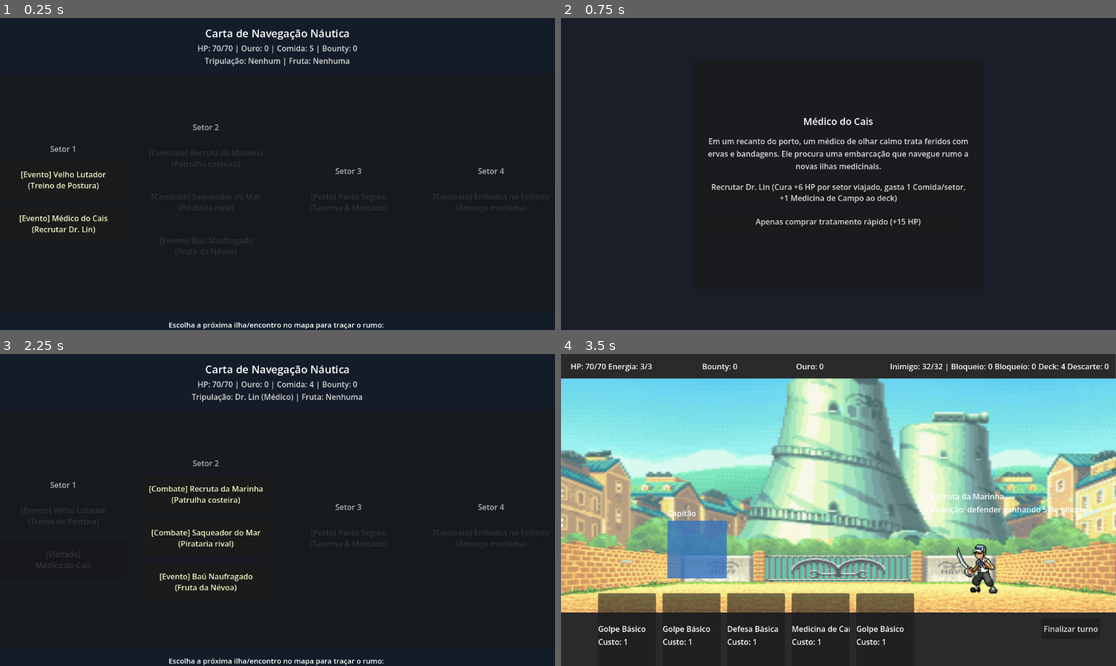
Above: before the commit, frames 1-4 (two rows, left to right).
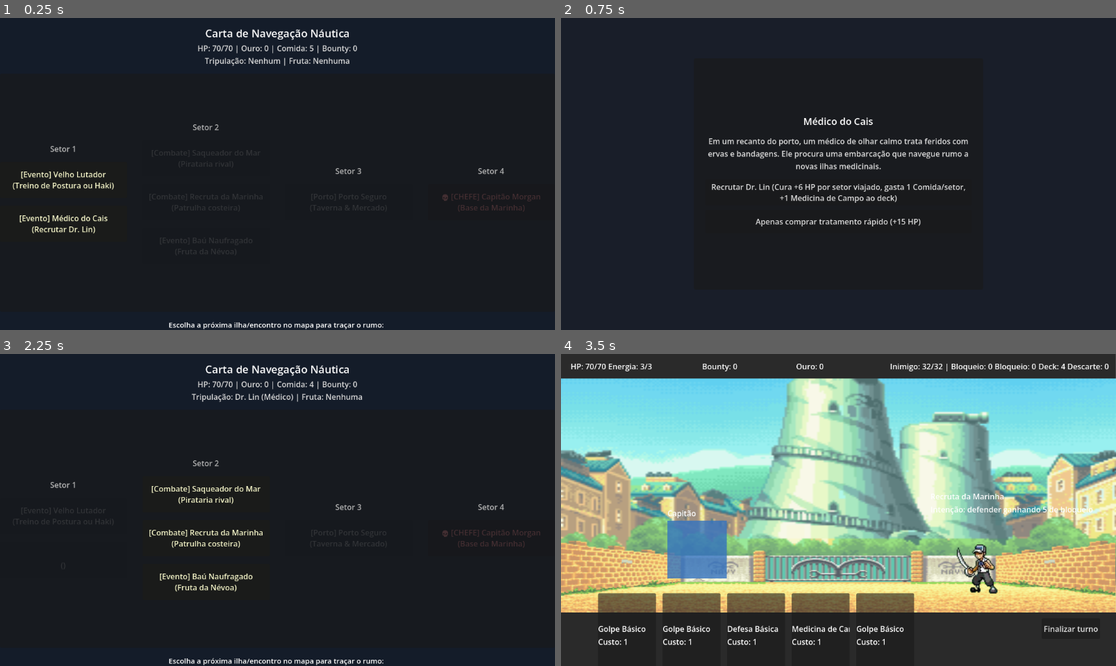
Above: after the commit, the same moments.

Repository: diogoasp/grand-voyage-deckbuilder
Game: Godot game, scene res://scenes/Main.tscn
The game is run twice, just before and just after one commit, with the same random seed, the same clock (stepped at 60 frames per second) and the same inputs.
Inputs:
- Up to frame 1 (0.25 s): no input
- Up to frame 2 (0.75 s): click "[Evento] Médico do Cais (Recr…" at 0.5 s
- Up to frame 3 (2.25 s): click "Recrutar Dr. Lin (Cura +6 HP …" at 1.25 s; click "Continuar Viagem" at 2 s
- Up to frame 4 (3.5 s): click "[Combate] Recruta da Marinha …" at 2.75 s

The runs differ from the first frame. In frame 1, 0.4% of the frame differs, in the area x 2-99%, y 42-63%; in frame 2, nothing differs; in frame 3, 1.0%, in the area x 2-99%, y 42-69%; in frame 4, nothing differs.

Commit message:
Implementation of Captain Morgan as a sector boss, including combat mechanics and rewards. Added logic for sector map generation

Diff:
--- a/data/enemies/enemies.json
+++ b/data/enemies/enemies.json
@@ -77,5 +77,59 @@
 	  "gold_max": 20,
 	  "bounty": 8
 	}
+  },
+  "marine_captain_morgan": {
+	"id": "marine_captain_morgan",
+	"name": "Capitão Morgan 'Mão de Machado'",
+	"category": "boss",
+	"max_hp": 65,
+	"intent_pool": [
+	  {
+		"id": "axe_cleave",
+		"name": "Golpe de Machado",
+		"weight": 40,
+		"effects": [
+		  {
+			"type": "damage",
+			"value": 9,
+			"target": "player"
+		  }
+		]
+	  },
+	  {
+		"id": "tyrant_command",
+		"name": "Postura do Tirano",
+		"weight": 35,
+		"effects": [
+		  {
+			"type": "block",
+			"value": 10,
+			"target": "self"
+		  },
+		  {
+			"type": "damage",
+			"value": 4,
+			"target": "player"
+		  }
+		]
+	  },
+	  {
+		"id": "execution_strike",
+		"name": "Execução Impiedosa",
+		"weight": 25,
+		"effects": [
+		  {
+			"type": "damage",
+			"value": 15,
+			"target": "player"
+		  }
+		]
+	  }
+	],
+	"rewards": {
+	  "gold_min": 50,
+	  "gold_max": 75,
+	  "bounty": 30
+	}
   }
 }
--- a/scenes/map/MapScene.tscn
+++ b/scenes/map/MapScene.tscn
@@ -69,6 +69,12 @@
 horizontal_alignment = 1
 vertical_alignment = 1
 
+[node name="VictoryButton" type="Button" parent="MainLayout/BottomBar"]
+visible = false
+layout_mode = 2
+custom_minimum_size = Vector2(220, 42)
+text = "Iniciar Nova Expedição"
+
 [node name="SpacerBottom" type="Control" parent="MainLayout/BottomBar"]
 custom_minimum_size = Vector2(0, 16)
 layout_mode = 2
--- /dev/null
+++ b/scripts/map/map_generator.gd
@@ -0,0 +1,129 @@
+class_name MapGenerator
+extends RefCounted
+
+## Gerador procedural da carta náutica (Slay the Spire-style).
+## Cria uma estrutura em estágios/colunas com ramificações balanceadas.
+
+const COMMON_COMBAT_ENEMIES: Array[Dictionary] = [
+	{
+		"target_id": "marine_recruit",
+		"title": "Recruta da Marinha",
+		"desc": "Patrulha costeira"
+	},
+	{
+		"target_id": "bandit_sailor",
+		"title": "Saqueador do Mar",
+		"desc": "Pirataria rival"
+	}
+]
+
+const ROUTE_EVENTS: Array[Dictionary] = [
+	{
+		"target_id": "mysterious_chest",
+		"title": "Baú Naufragado",
+		"desc": "Fruta da Névoa"
+	},
+	{
+		"target_id": "old_port_trainer",
+		"title": "Mestre Errante",
+		"desc": "Treinamento Marcial"
+	},
+	{
+		"target_id": "wandering_doctor",
+		"title": "Médico do Mar",
+		"desc": "Recrutar Tripulação"
+	}
+]
+
+const SECTOR_BOSSES: Array[Dictionary] = [
+	{
+		"target_id": "marine_captain_morgan",
+		"title": "Capitão Morgan",
+		"desc": "Base da Marinha"
+	}
+]
+
+
+static func generate_sector_map(sector_index: int = 1) -> Array[Array]:
+	var stages: Array[Array] = []
+
+	# Estágio 0: Ponto de partida (Escolha inicial: Mentor marcial OU Médico no cais)
+	var stage_0: Array = [
+		{
+			"id": "node_0_0",
+			"stage": 0,
+			"type": "event",
+			"target_id": "old_port_trainer",
+			"title": "Velho Lutador",
+			"desc": "Treino de Postura ou Haki"
+		},
+		{
+			"id": "node_0_1",
+			"stage": 0,
+			"type": "event",
+			"target_id": "wandering_doctor",
+			"title": "Médico do Cais",
+			"desc": "Recrutar Dr. Lin"
+		}
+	]
+	stages.append(stage_0)
+
+	# Estágio 1: Águas costeiras (2 combates procedurais + 1 evento misterioso)
+	var stage_1: Array = []
+	var combat_a: Dictionary = COMMON_COMBAT_ENEMIES[randi() % COMMON_COMBAT_ENEMIES.size()]
+	var combat_b: Dictionary = COMMON_COMBAT_ENEMIES[randi() % COMMON_COMBAT_ENEMIES.size()]
+
+	stage_1.append({
+		"id": "node_1_0",
+		"stage": 1,
+		"type": "combat",
+		"target_id": combat_a["target_id"],
+		"title": combat_a["title"],
+		"desc": combat_a["desc"]
+	})
+	stage_1.append({
+		"id": "node_1_1",
+		"stage": 1,
+		"type": "combat",
+		"target_id": combat_b["target_id"],
+		"title": combat_b["title"],
+		"desc": combat_b["desc"]
+	})
+	stage_1.append({
+		"id": "node_1_2",
+		"stage": 1,
+		"type": "event",
+		"target_id": "mysterious_chest",
+		"title": "Baú Naufragado",
+		"desc": "Fruta da Névoa"
+	})
+	stages.append(stage_1)
+
+	# Estágio 2: Parada portuária (Porto Seguro / Cidade)
+	var stage_2: Array = [
+		{
+			"id": "node_2_0",
+			"stage": 2,
+			"type": "city",
+			"target_id": "port",
+			"title": "Porto Seguro",
+			"desc": "Taverna & Mercado"
+		}
+	]
+	stages.append(stage_2)
+
+	# Estágio 3: Batalha de Chefe do Setor
+	var boss: Dictionary = SECTOR_BOSSES[randi() % SECTOR_BOSSES.size()]
+	var stage_3: Array = [
+		{
+			"id": "node_3_0",
+			"stage": 3,
+			"type": "boss",
+			"target_id": boss["target_id"],
+			"title": boss["title"],
+			"desc": boss["desc"]
+		}
+	]
+	stages.append(stage_3)
+
+	return stages
--- a/scripts/map/map_scene.gd
+++ b/scripts/map/map_scene.gd
@@ -1,92 +1,35 @@
 extends Control
 
 signal node_selected(node_data: Dictionary)
+signal new_expedition_requested
+
+const MAP_GENERATOR = preload("res://scripts/map/map_generator.gd")
 
 @onready var title_label: Label = $MainLayout/TopBar/TitleLabel
 @onready var status_label: Label = $MainLayout/TopBar/StatusLabel
 @onready var columns_container: HBoxContainer = $MainLayout/MapPanel/ColumnsContainer
 @onready var prompt_label: Label = $MainLayout/BottomBar/PromptLabel
+@onready var victory_button: Button = $MainLayout/BottomBar/VictoryButton
 
 # Lista de colunas/estágios da rota marítima
-# Cada nó: id, stage, type ("event", "combat", "city"), target_id, label, icon
-var map_stages: Array[Array] = [
-	# Estágio 0: Ponto de partida (Treinamento OU Recrutar Médico no cais)
-	[
-		{
-			"id": "node_0_0",
-			"stage": 0,
-			"type": "event",
-			"target_id": "old_port_trainer",
-			"title": "Velho Lutador",
-			"desc": "Treino de Postura"
-		},
-		{
-			"id": "node_0_1",
-			"stage": 0,
-			"type": "event",
-			"target_id": "wandering_doctor",
-			"title": "Médico do Cais",
-			"desc": "Recrutar Dr. Lin"
-		}
-	],
-	# Estágio 1: Primeira rota de mar (Combate OU Naufrágio com Baú Oculto)
-	[
-		{
-			"id": "node_1_0",
-			"stage": 1,
-			"type": "combat",
-			"target_id": "marine_recruit",
-			"title": "Recruta da Marinha",
-			"desc": "Patrulha costeira"
-		},
-		{
-			"id": "node_1_1",
-			"stage": 1,
-			"type": "combat",
-			"target_id": "bandit_sailor",
-			"title": "Saqueador do Mar",
-			"desc": "Pirataria rival"
-		},
-		{
-			"id": "node_1_2",
-			"stage": 1,
-			"type": "event",
-			"target_id": "mysterious_chest",
-			"title": "Baú Naufragado",
-			"desc": "Fruta da Névoa"
-		}
-	],
-	# Estágio 2: Parada náutica (Porto seguro / Cidade)
-	[
-		{
-			"id": "node_2_0",
-			"stage": 2,
-			"type": "city",
-			"target_id": "port",
-			"title": "Porto Seguro",
-			"desc": "Taverna & Mercado"
-		}
-	],
-	# Estágio 3: Águas profundas (Confronto final do setor)
-	[
-		{
-			"id": "node_3_0",
-			"stage": 3,
-			"type": "combat",
-			"target_id": "bandit_sailor",
-			"title": "Embosca no Estreito",
-			"desc": "Ameaça marítima"
-		}
-	]
-]
+# Cada nó: id, stage, type ("event", "combat", "boss", "city"), target_id, title, desc
+var map_stages: Array[Array] = []
 
 var current_stage: int = 0
 var completed_node_ids: Array[String] = []
 
 
 func _ready() -> void:
+	if victory_button != null:
+		victory_button.pressed.connect(_on_victory_button_pressed)
+	if map_stages.is_empty():
+		generate_default_sector_map()
 	update_status_display()
 	rebuild_map_ui()
+
+
+func generate_default_sector_map() -> void:
+	map_stages = MAP_GENERATOR.generate_sector_map(1)
 
 
 func setup_state(stage: int, completed_nodes: Array[String]) -> void:
@@ -131,8 +74,13 @@
 		child.queue_free()
 
 	if current_stage >= map_stages.size():
-		prompt_label.text = "Rota do setor concluída! O capitão dominou estas águas."
+		prompt_label.text = "🏆 ROTA DO SETOR CONCLUÍDA! O Capitão Morgan foi derrotado e o mar deste setor foi dominado!"
+		if victory_button != null:
+			victory_button.visible = true
 		return
+
+	if victory_button != null:
+		victory_button.visible = false
 
 	prompt_label.text = "Escolha a próxima ilha/encontro no mapa para traçar o rumo:"
 
@@ -173,6 +121,8 @@
 			type_prefix = "[Evento] "
 		"city":
 			type_prefix = "[Porto] "
+		"boss":
+			type_prefix = "💀 [CHEFE] "
 
 	button.text = "%s%s\n(%s)" % [type_prefix, title, desc]
 	button.custom_minimum_size = Vector2(170, 75)
@@ -182,18 +132,28 @@
 
 	if is_completed:
 		button.disabled = true
-		button.text = "[Visitado]\n" + title
+		button.text = "[Derrotado]\n" + title if node_type == "boss" else "[Visitado]\n" + title
 		button.modulate = Color(0.5, 0.5, 0.5, 0.7)
 	elif is_current_reachable:
 		button.disabled = false
-		button.modulate = Color(1.1, 1.1, 0.9, 1.0)
+		if node_type == "boss":
+			button.modulate = Color(1.3, 0.7, 0.7, 1.0)
+		else:
+			button.modulate = Color(1.1, 1.1, 0.9, 1.0)
 		button.pressed.connect(_on_node_pressed.bind(node_data))
 	else:
 		button.disabled = true
-		button.modulate = Color(0.7, 0.7, 0.7, 0.4)
+		if node_type == "boss":
+			button.modulate = Color(0.9, 0.5, 0.5, 0.5)
+		else:
+			button.modulate = Color(0.7, 0.7, 0.7, 0.4)
 
 	return button
 
 
 func _on_node_pressed(node_data: Dictionary) -> void:
 	node_selected.emit(node_data)
+
+
+func _on_victory_button_pressed() -> void:
+	new_expedition_requested.emit()
--- a/scripts/run/run_scene.gd
+++ b/scripts/run/run_scene.gd
@@ -4,6 +4,7 @@
 const EVENT_SCENE: PackedScene = preload("res://scenes/events/EventScene.tscn")
 const COMBAT_SCENE: PackedScene = preload("res://scenes/combat/CombatScene.tscn")
 const CITY_SCENE: PackedScene = preload("res://scenes/city/CityScene.tscn")
+const MAP_GENERATOR = preload("res://scripts/map/map_generator.gd")
 
 @onready var screen_container: Control = $ScreenContainer
 
@@ -12,6 +13,7 @@
 var current_stage: int = 0
 var completed_nodes: Array[String] = []
 var active_node_data: Dictionary = {}
+var sector_map: Array[Array] = []
 
 
 func _ready() -> void:
@@ -23,6 +25,7 @@
 	current_stage = 0
 	completed_nodes.clear()
 	active_node_data.clear()
+	sector_map = MAP_GENERATOR.generate_sector_map(1)
 	show_map()
 
 
@@ -38,11 +41,17 @@
 	clear_current_screen()
 
 	var map_scene: Node = MAP_SCENE.instantiate()
+	if "map_stages" in map_scene and not sector_map.is_empty():
+		map_scene.map_stages = sector_map
+
 	if map_scene.has_method("setup_state"):
 		map_scene.setup_state(current_stage, completed_nodes)
 
 	if map_scene.has_signal("node_selected"):
 		map_scene.node_selected.connect(_on_map_node_selected)
+
+	if map_scene.has_signal("new_expedition_requested"):
+		map_scene.new_expedition_requested.connect(start_run)
 
 	current_screen = map_scene
 	screen_container.add_child(map_scene)
@@ -56,7 +65,7 @@
 	match node_type:
 		"event":
 			show_event(target_id)
-		"combat":
+		"combat", "boss":
 			show_combat(target_id)
 		"city":
 			show_city()
Not shown, added: scripts/map/map_generator.gd.uid
Not shown, changed: docs/CURRENT_STATE.md
Not shown, changed: docs/CURRENT_TASK.md
